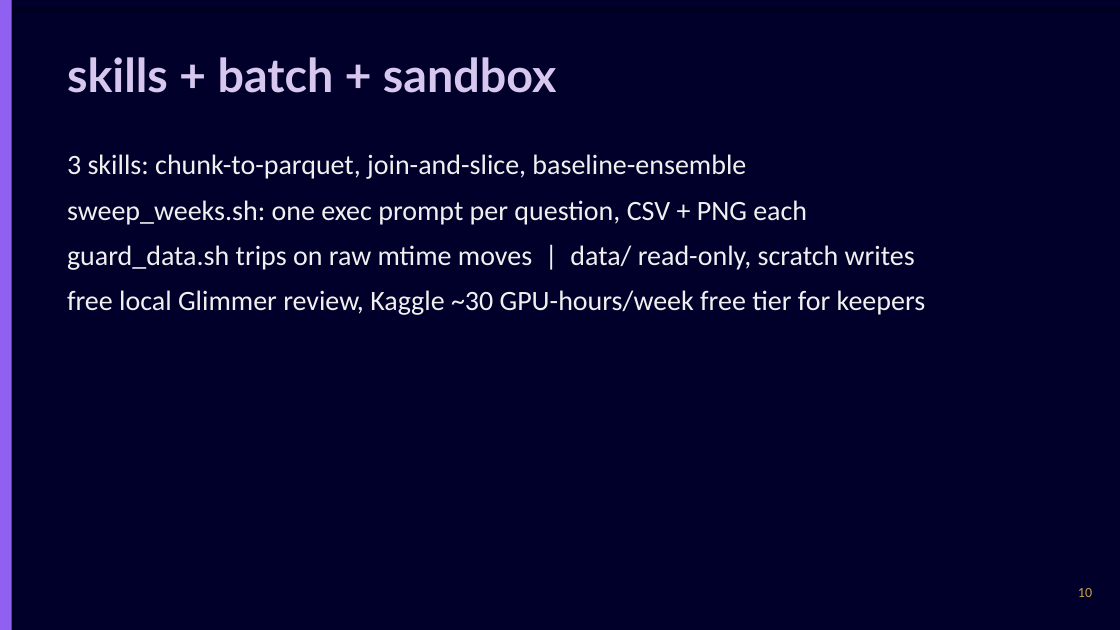
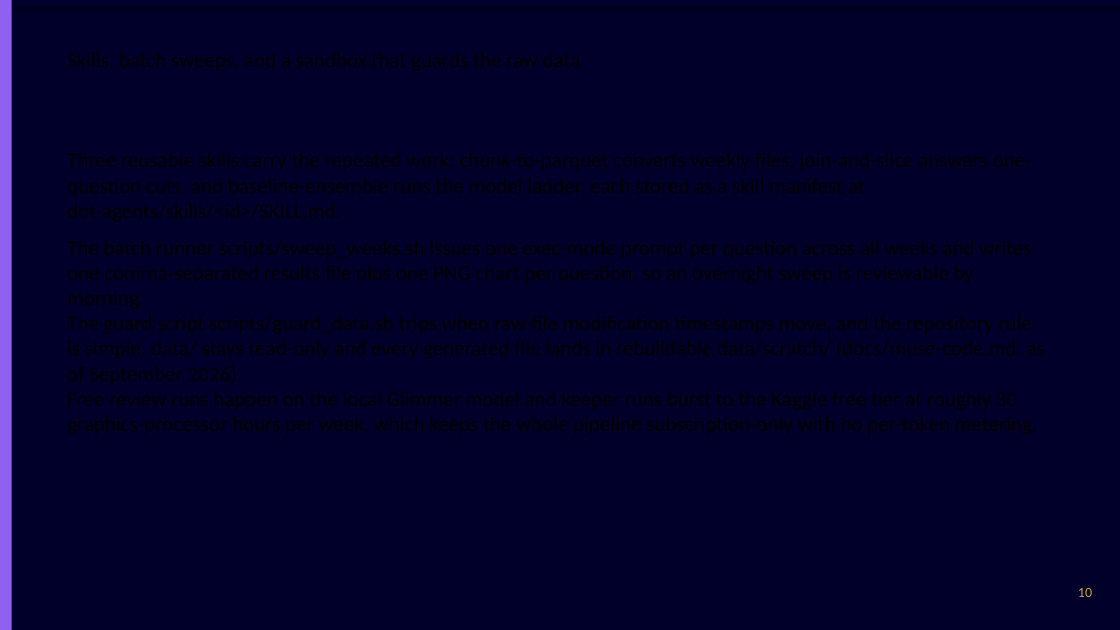
Before and after one commit to chasko-labs/nfl-big-data-bowl-2027, a slide deck: slide 10 of deck/unified.pptx. Drawn at 1120x630 pixels with LibreOffice and Linux fonts; fonts in the diff are those of the drawing. Boxes give left, top, right and bottom in pixels: in the first picture for what was removed or moved away, otherwise in the second. Text is boxed around its words. In the diff, an @@ line names an element or a change of style, - is before the commit and + after.

```diff
--- a/deck/unified.pptx
+++ b/deck/unified.pptx
@@ text removed at bbox=[67, 57, 556, 93] @@
-skills + batch + sandbox
@@ text removed at bbox=[67, 154, 926, 315] @@
-3 skills: chunk-to-parquet, join-and-slice, baseline-ensemble
-sweep_weeks.sh: one exec prompt per question, CSV + PNG each
-guard_data.sh trips on raw mtime moves | data/ read-only, scratch writes
-free local Glimmer review, Kaggle ~30 GPU-hours/week free tier for keepers
```
Also in this commit, not shown: 11 other slides changed.
